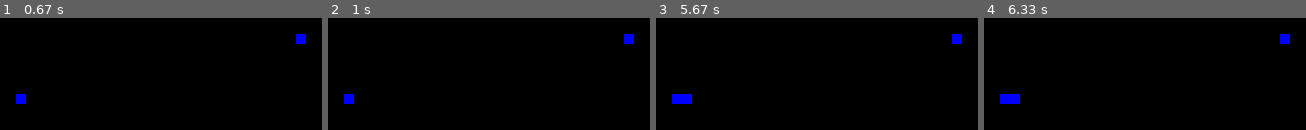
Above: before the commit, frames 1-4 (left to right).
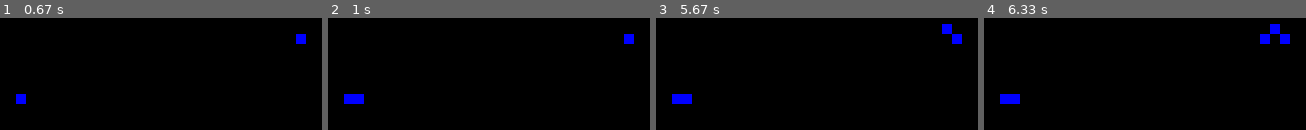
Above: after the commit, the same moments.

Repository: akanakia/collab-optimizer
Game: pygame game, started from droplet-ta-exp/droplet-ta-exp.py
The game is run twice, just before and just after one commit, with the same random seed, the same clock (stepped at 60 frames per second) and the same inputs. The source is Python 2; it was converted automatically to run under Python 3.
Inputs (mouse positions are in pixels of both pictures, inside the frame that each line leads up to):
- Up to frame 1 (0.67 s): press the mouse at (outside the picture) at 0.37 s; move the mouse to (122, 116) at 0.47 s; release the mouse at (22, 98) at 0.6 s
- Up to frame 2 (1 s): no input
- Up to frame 3 (5.67 s): no input
- Up to frame 4 (6.33 s): no input

Frame 1 is identical in both runs. In frame 2, 0.3% of the frame differs, in the area x 8-12%, y 67-77%; in frame 3, 0.3%; in frame 4, 0.6%, in the area x 85-92%, y 5-24%.

Commit message:
Added color shift to grey for burnouts

Diff:
--- a/droplet-ta-exp/droplet-ta-exp.py
+++ b/droplet-ta-exp/droplet-ta-exp.py
@@ -1,10 +1,11 @@
 # -*- coding: utf-8 -*-
 import pygame
-import cProfile as profiler
 from pygame.locals import *
 from FireMaker import *
 
-FPS = 30
+#import cProfile as profiler
+
+FPS = 60
 SCREEN_X = 800
 SCREEN_Y = 600
 CELL_W = 10
@@ -48,20 +49,22 @@
         if (minute_counter % (FPS * 20)) == 0:
             fm.increment_intensity(5)
 
-        # random interval (about 2 seconds)
-        if random.randint(0, FPS * 2) == 0:
-            fm.increment_intensity(5)
-
         # Propogate the fire
         fm.propogate_fire()
 
         # Draw the fire
         diff_fire_grid_dict = fm.get_fire_grid()
+        cell_color = (0,0,0) # (r,g,b)
+
         for (y_pos, x_pos), (intensity, status) in diff_fire_grid_dict.iteritems():
             if status==FireMaker.Cell.FRONT:
-                screen.fill((0, 0, 255), pygame.Rect((x_pos * CELL_W, y_pos * CELL_H), (CELL_W, CELL_H)))
-            else:
-                screen.fill((255, 255 - intensity, 0), pygame.Rect((x_pos * CELL_W, y_pos * CELL_H), (CELL_W, CELL_H)))
+                cell_color = (0,0,255)
+            elif status==FireMaker.Cell.CORE:
+                cell_color = (255, 255 - intensity, 0)
+            elif status==FireMaker.Cell.BURNT:
+                cell_color = (180, 180, 180)
+
+            screen.fill(cell_color, pygame.Rect((x_pos * CELL_W, y_pos * CELL_H), (CELL_W, CELL_H)))
 
         # Render to screen
         pygame.display.flip()
@@ -70,4 +73,5 @@
         clock.tick(FPS)
 
 if __name__ == "__main__":
-    profiler.run('main()')
+#    profiler.run('main()')
+    main()
